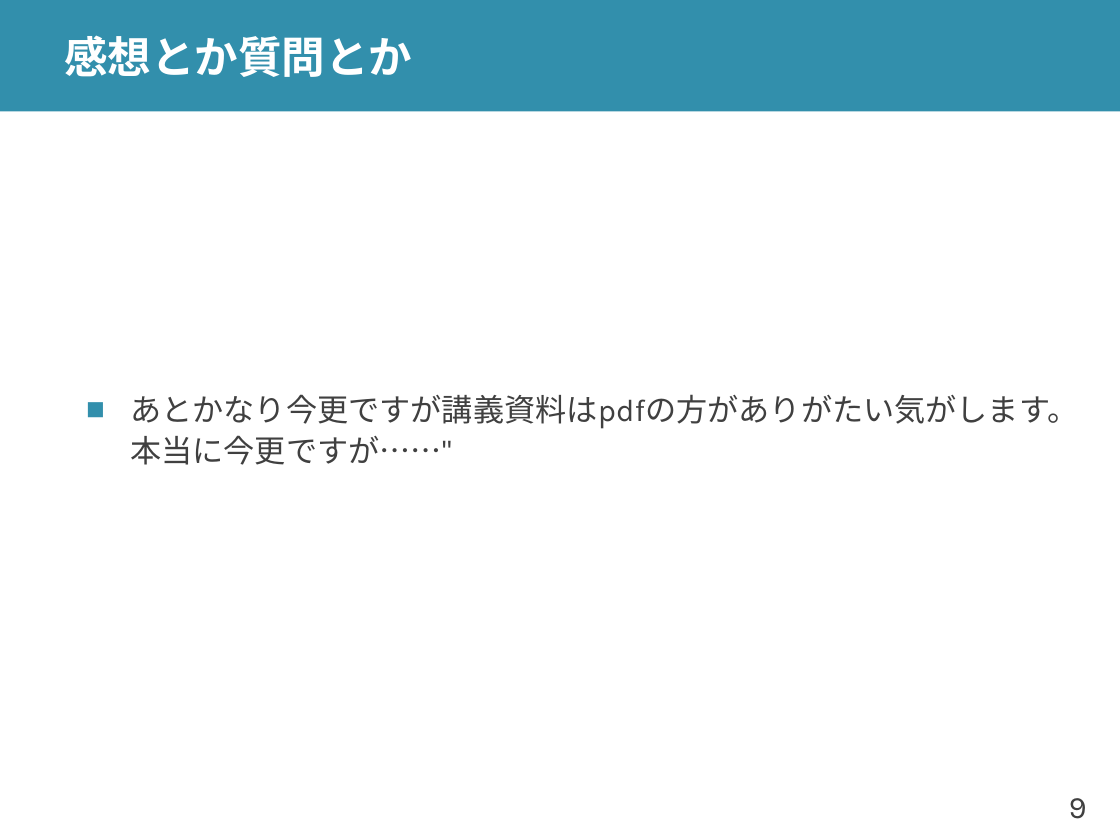
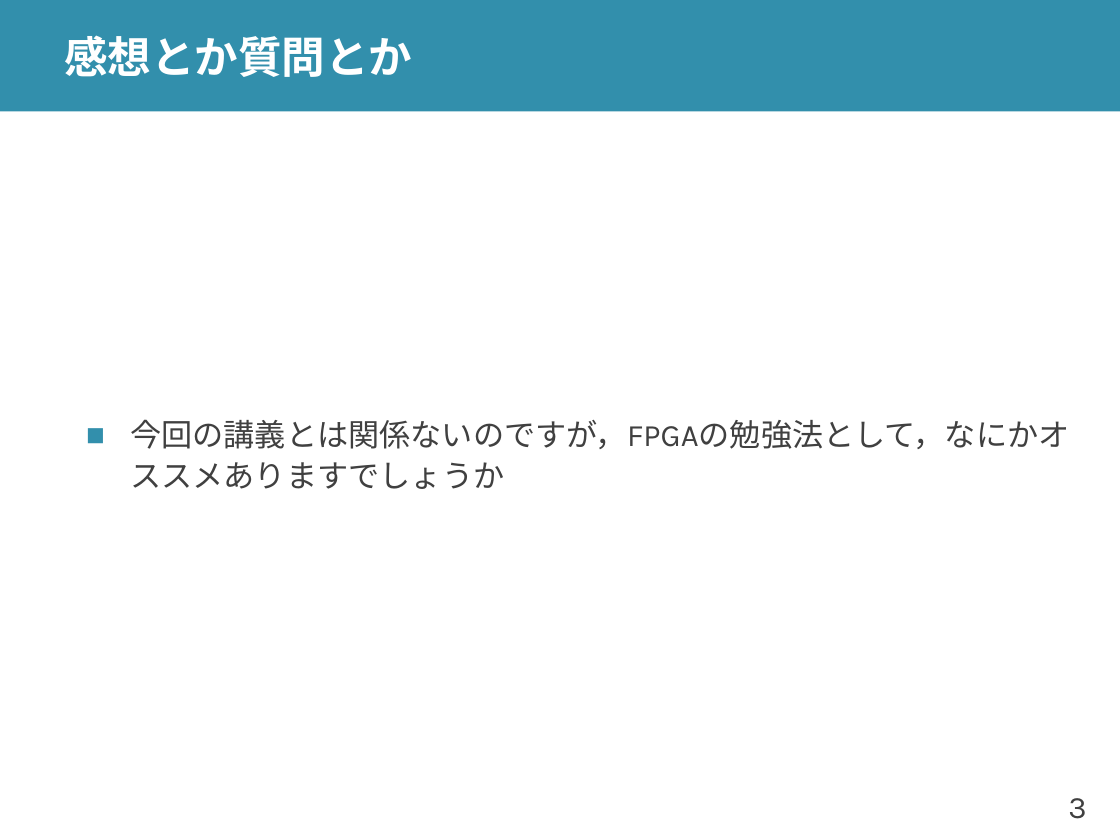
Before and after one commit to shioyadan/advanced-computer-organization, a slide deck: slide 3 of aco-shioya-13.pptx (slide 9 before the commit). Drawn at 1120x840 pixels with LibreOffice and Linux fonts; fonts in the diff are those of the drawing. Boxes give left, top, right and bottom in pixels: in the first picture for what was removed or moved away, otherwise in the second. Text is boxed around its words. In the diff, an @@ line names an element or a change of style, - is before the commit and + after.

```diff
--- a/aco-shioya-13.pptx
+++ b/aco-shioya-13.pptx
@@ text at box(130, 419, 1069, 489): text changed @@
-■ あとかなり今更ですが講義資料はpdfの方がありがたい気がします。本当に今更ですが……"
+■ 今回の講義とは関係ないのですが，FPGAの勉強法として，なにかオススメありますでしょうか
@@ page number at box(1068, 798, 1086, 819): text changed @@
-9
+3
```
Also in this commit, not shown: 15 other slides changed, 8 slides added, 1 other file.
